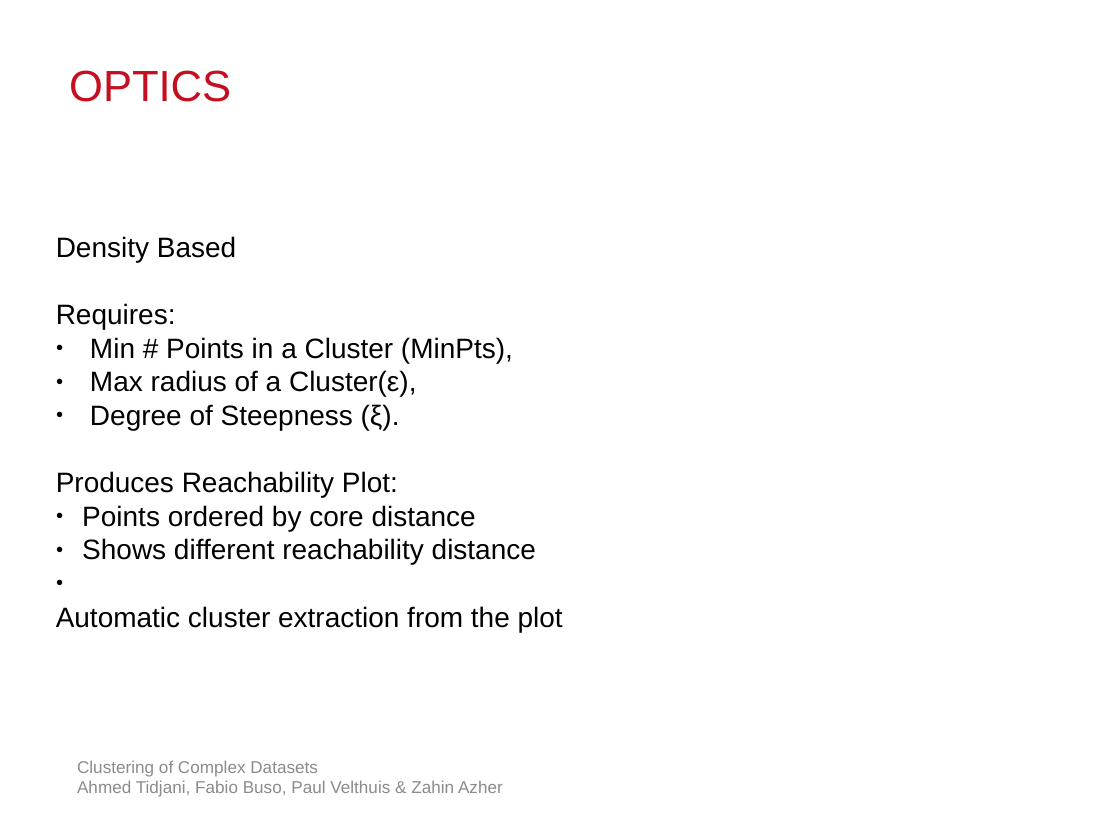
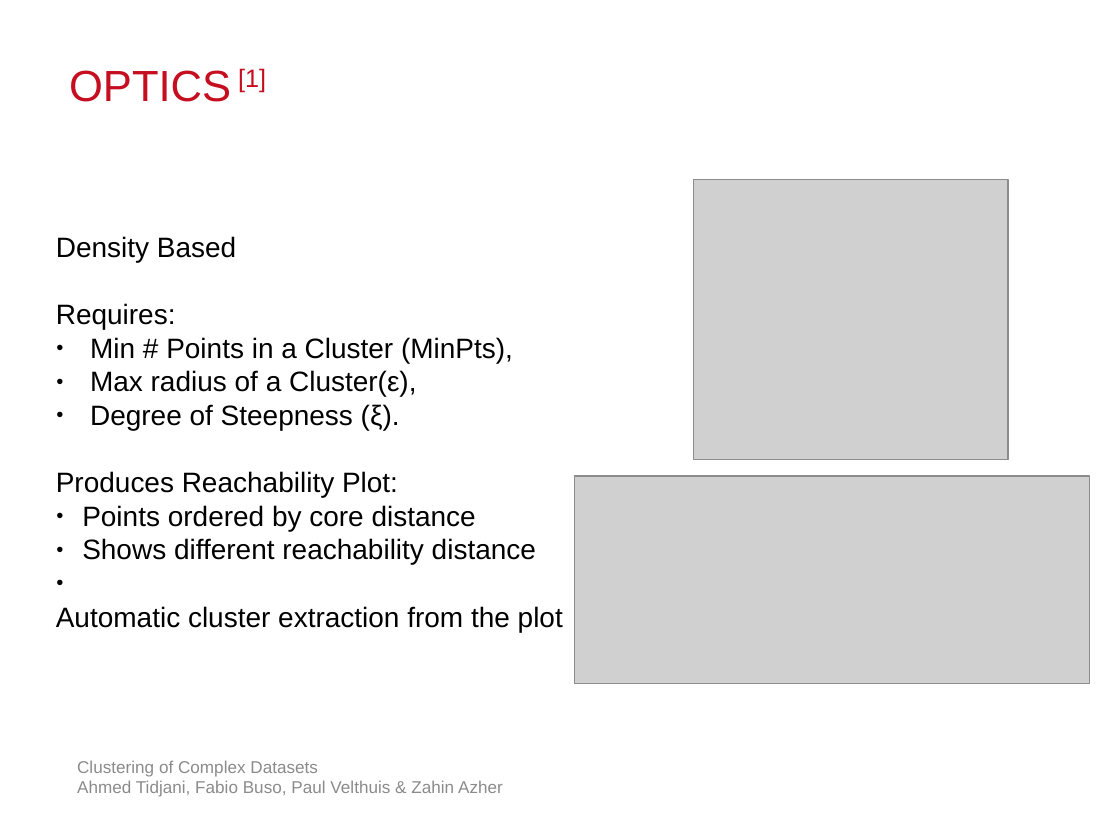
Before and after one commit to atidjani/IoSL_Clustering, a slide deck: slide 4 of Presentations/Milestone.pptx. Drawn at 1120x840 pixels with LibreOffice and Linux fonts; fonts in the diff are those of the drawing; grey boxes stand for pictures; background and template pictures are left out. Boxes give left, top, right and bottom in pixels: in the first picture for what was removed or moved away, otherwise in the second. Text is boxed around its words. In the diff, an @@ line names an element or a change of style, - is before the commit and + after.

```diff
--- a/Presentations/Milestone.pptx
+++ b/Presentations/Milestone.pptx
@@ text at [69, 68, 266, 102]: text changed @@
-OPTICS
+OPTICS [1]
@@ picture added at [693, 180, 1008, 459] @@
@@ picture added at [575, 476, 1090, 684] @@
```
Also in this commit, not shown: 5 other slides changed, 1 slide added.
